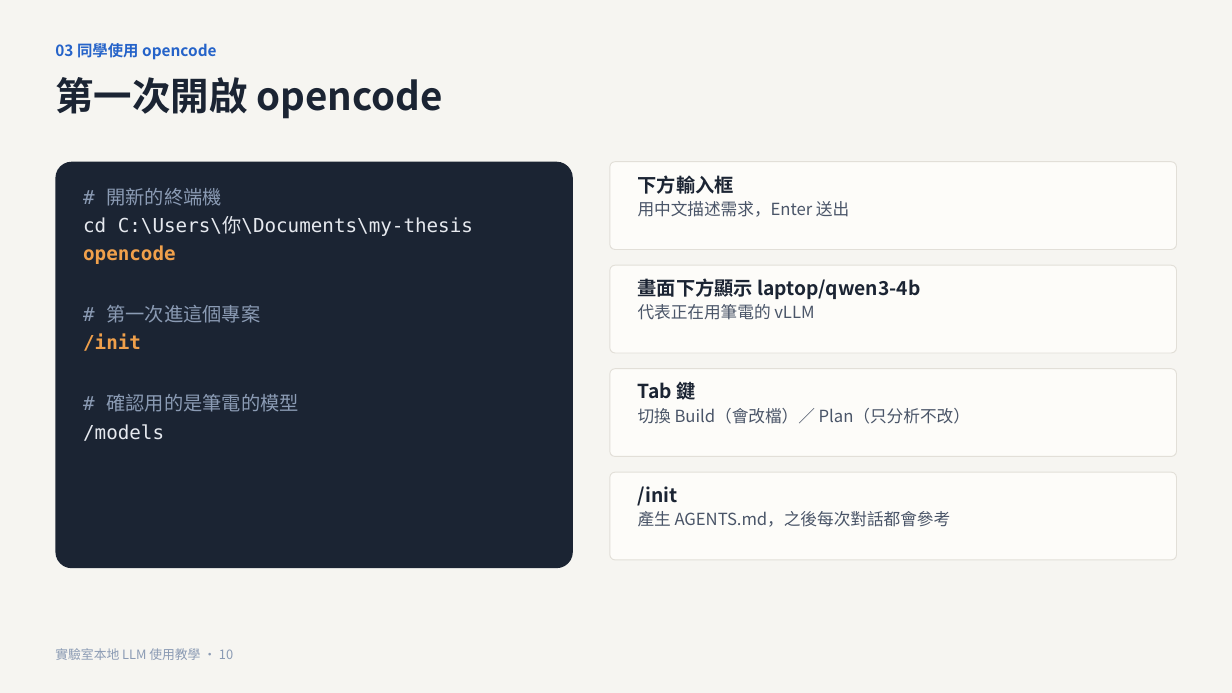
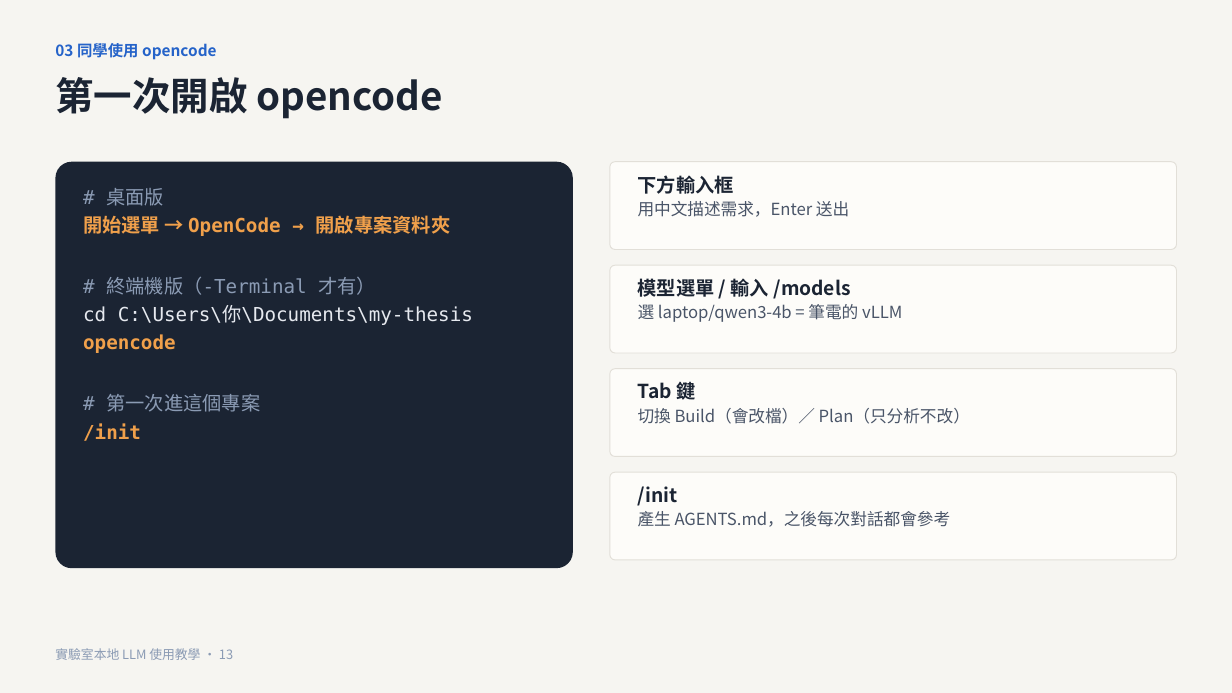
Before and after one commit to CYH4157/local-llm, a slide deck: slide 13 of docs/實驗室本地LLM使用教學.pptx (slide 10 before the commit). Drawn at 1232x693 pixels with LibreOffice and Linux fonts; fonts in the diff are those of the drawing. Boxes give left, top, right and bottom in pixels: in the first picture for what was removed or moved away, otherwise in the second. Text is boxed around its words. In the diff, an @@ line names an element or a change of style, - is before the commit and + after.

```diff
--- a/docs/實驗室本地LLM使用教學.pptx
+++ b/docs/實驗室本地LLM使用教學.pptx
@@ text at (83, 188, 451, 295): text changed @@
-# 開新的終端機
+# 桌面版
+開始選單 → OpenCode → 開啟專案資料夾
+# 終端機版（-Terminal 才有）
@@ text at (638, 278, 902, 322): text changed; size 15 to 13 pt; text colour #1B2433 to #4A5568; bold off @@
-畫面下方顯示 laptop/qwen3-4b
-代表正在用筆電的 vLLM
+模型選單 / 輸入 /models
+選 laptop/qwen3-4b = 筆電的 vLLM
@@ text at (83, 394, 298, 441): paragraphs removed @@
-# 確認用的是筆電的模型
-/models
@@ text at (55, 648, 233, 660): text changed @@
-實驗室本地 LLM 使用教學 · 10
+實驗室本地 LLM 使用教學 · 13
```
Also in this commit, not shown: 16 other slides changed, 5 slides added, 8 other files.
